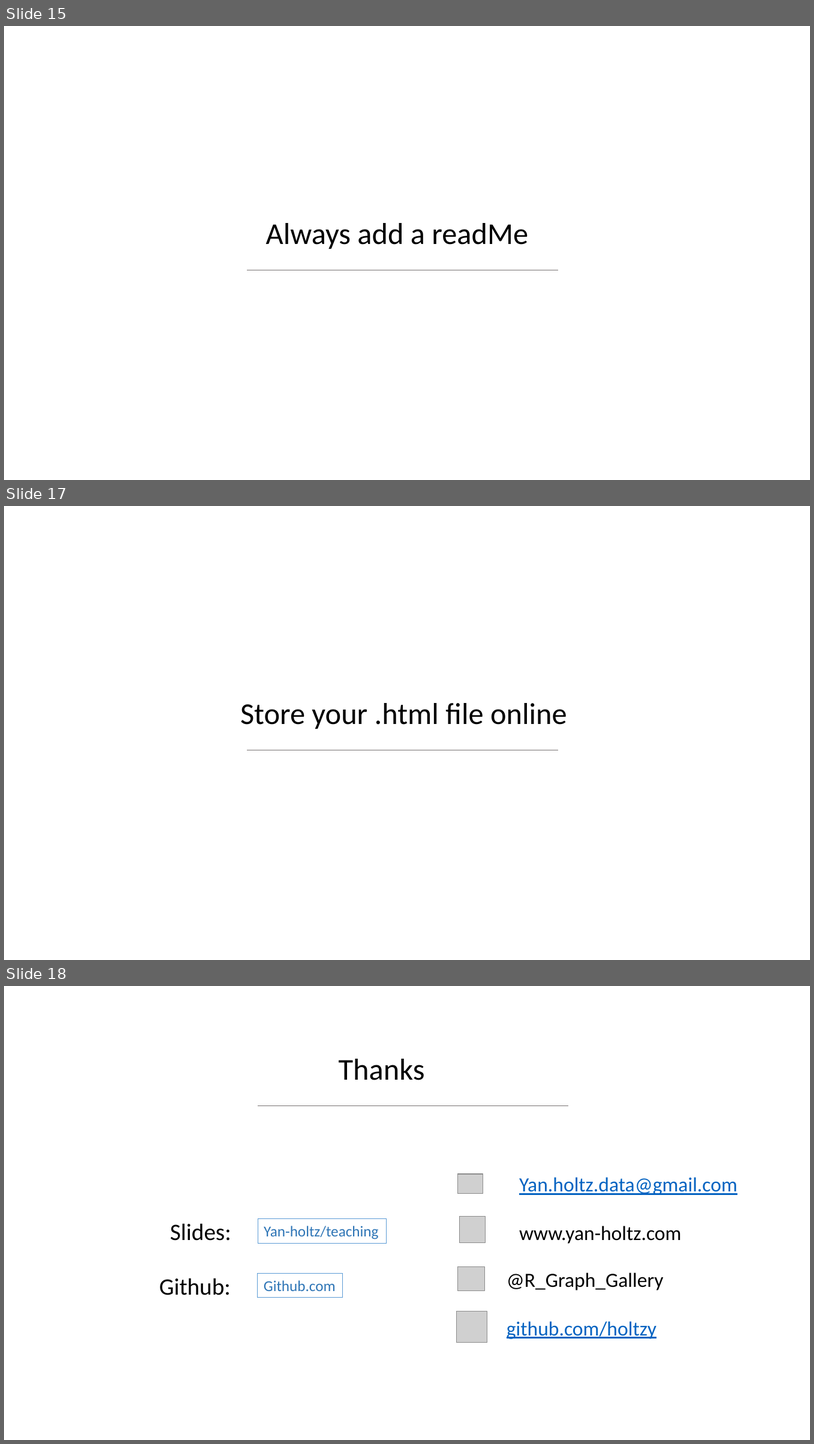
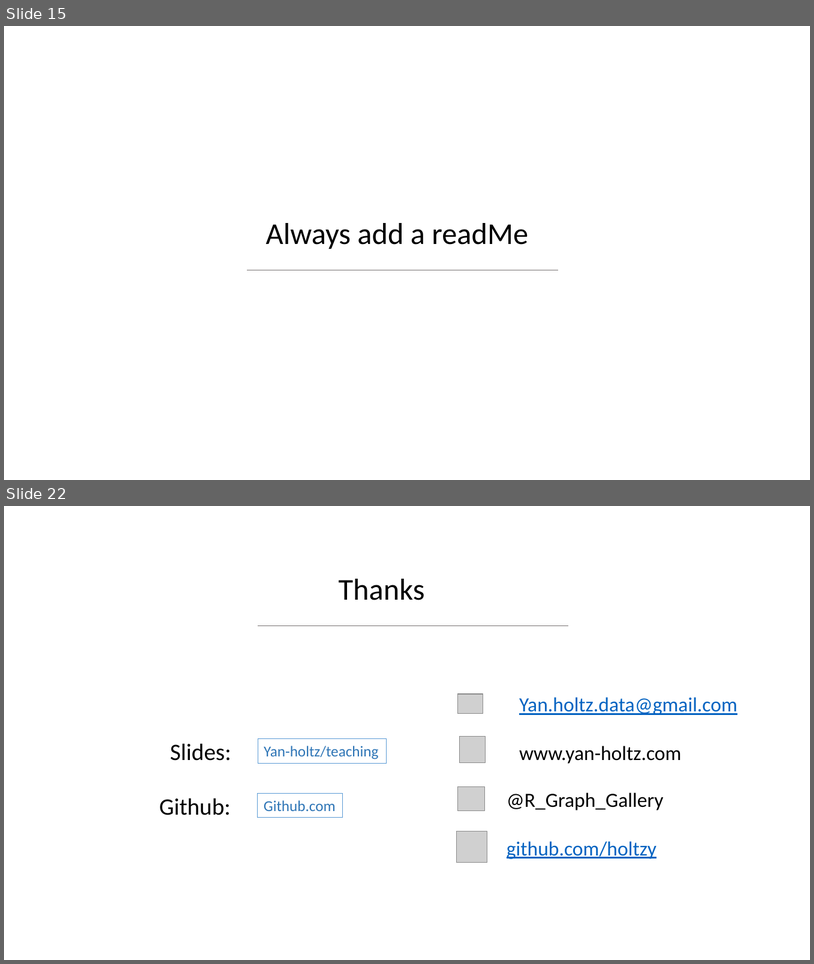
Before and after one commit to holtzy/Teaching, a slide deck: Intro_Github.pptx. Shown one above the other, each under a label of ours: slides 15, 17 and 18 before the commit, slides 15 and 22 after it; the slides between them are not shown. The pictures are 814x1444 and 814x964 pixels, drawn with LibreOffice and Linux fonts; fonts in the diff are those of the drawing; grey boxes stand for pictures; background and template pictures are left out. Boxes give left, top, right and bottom in pixels: in the first picture for what was removed or moved away, otherwise in the second. Text is boxed around its words. In the diff, an @@ line names an element or a change of style, - is before the commit and + after.

```diff
--- a/Intro_Github.pptx
+++ b/Intro_Github.pptx
@@ slide 17 removed at (4,506,810,960), background picture (left out) @@
@@ text removed at (240,703,567,729) @@
-Store your .html file online
@@ line removed from (247, 750) to (558, 750) @@
@@ what was slide 18 is now slide 22 @@
```
Also in this commit, not shown: 3 slides changed, 7 slides added, 2 other slides removed, 1 other file.
